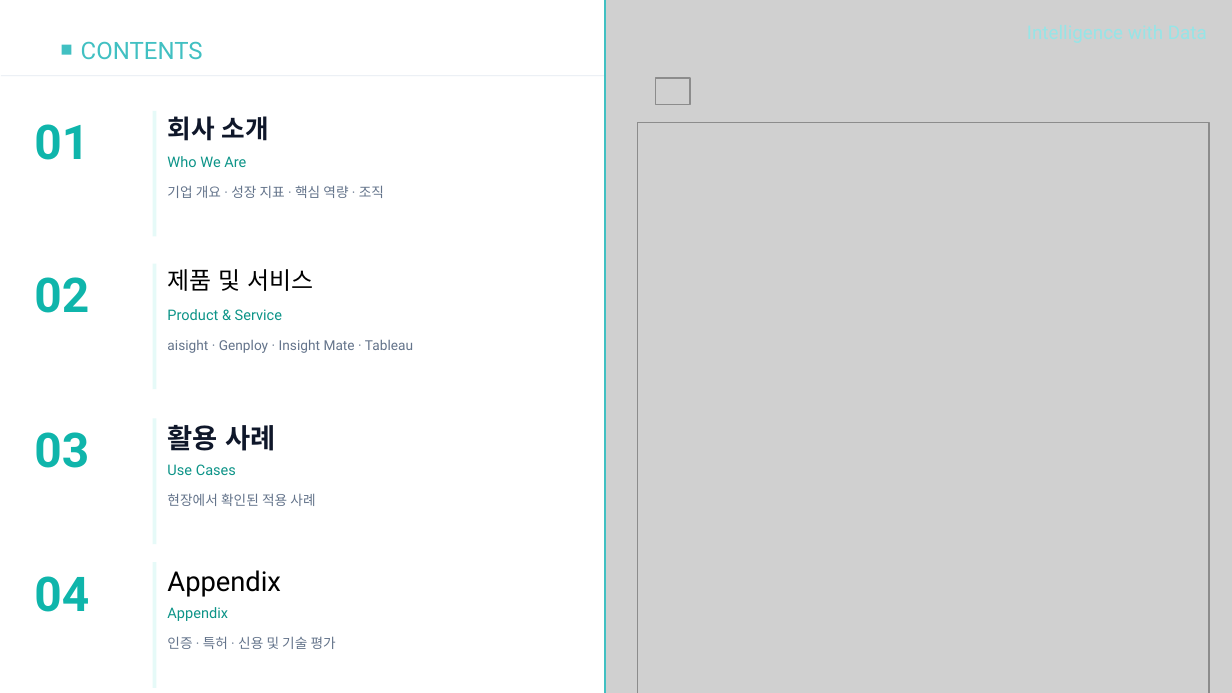
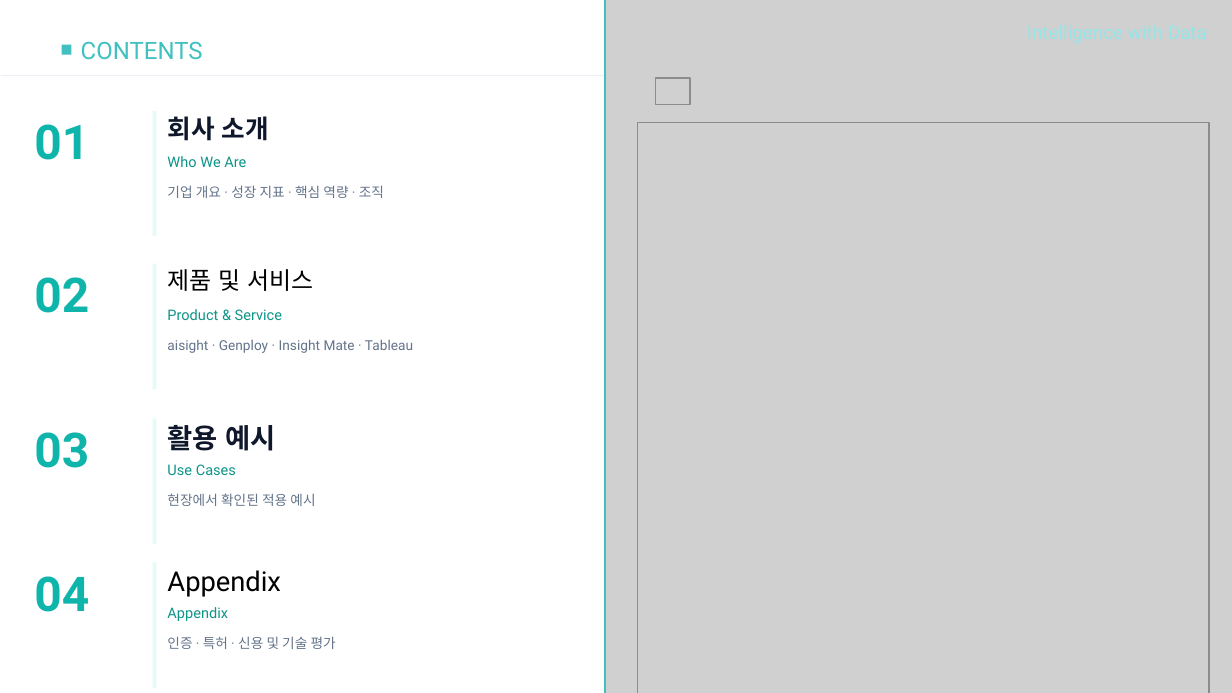
Before and after one commit to sellect-team/doc, a slide deck: slide 2 of docs/company/_source/company-intro-2026.pptx. Drawn at 1232x693 pixels with LibreOffice and Linux fonts; fonts in the diff are those of the drawing; grey boxes stand for pictures. Boxes give left, top, right and bottom in pixels: in the first picture for what was removed or moved away, otherwise in the second. Text is boxed around its words. In the diff, an @@ line names an element or a change of style, - is before the commit and + after.

```diff
--- a/docs/company/_source/company-intro-2026.pptx
+++ b/docs/company/_source/company-intro-2026.pptx
@@ text at [167, 425, 275, 451]: text changed @@
-활용 사례
+활용 예시
@@ text at [167, 493, 315, 506]: text changed @@
-현장에서 확인된 적용 사례
+현장에서 확인된 적용 예시
```
Also in this commit, not shown: 1 other slide changed, 21 other files.
